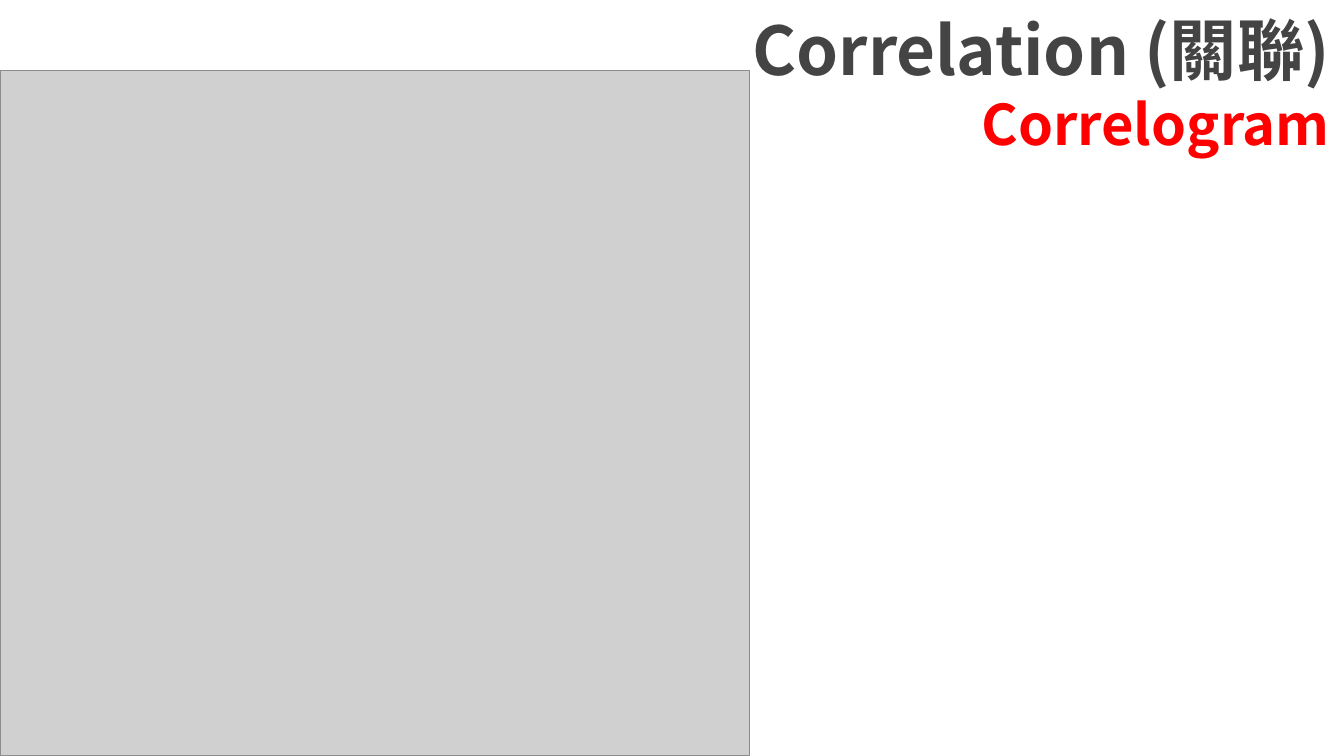
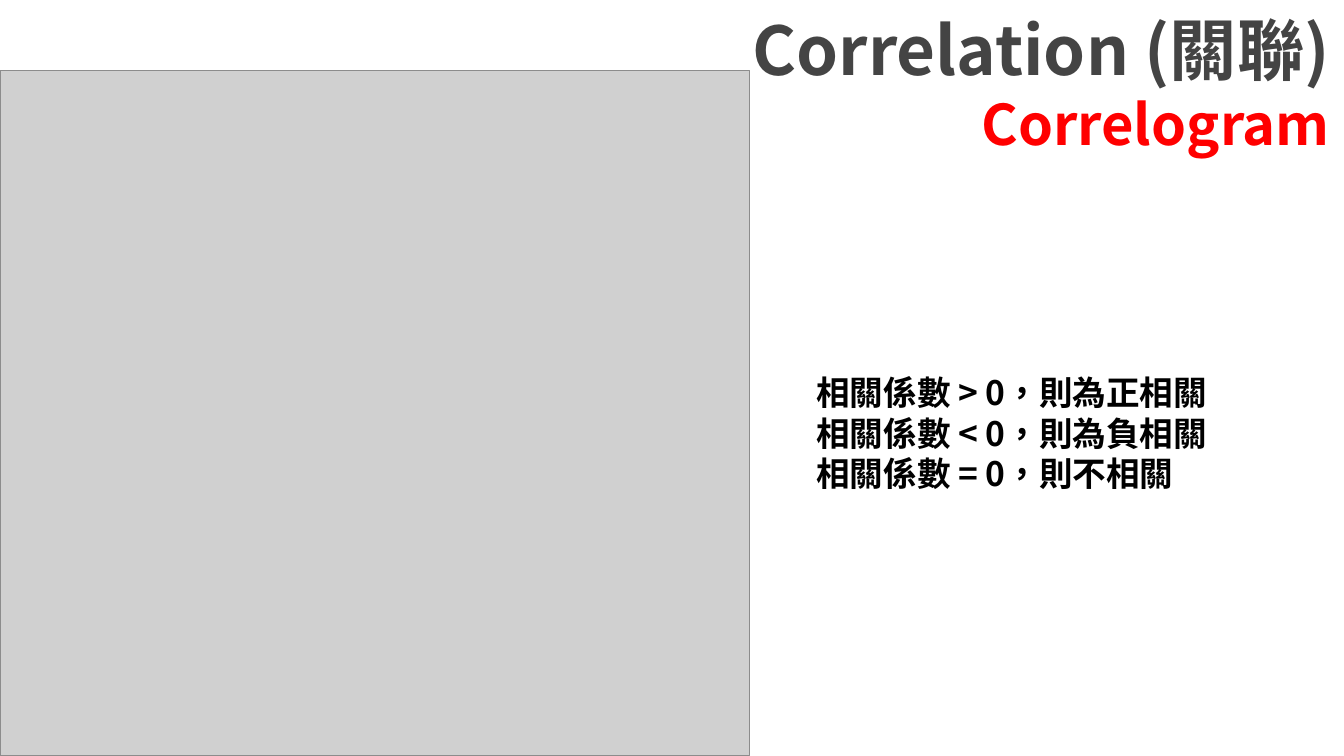
Before and after one commit to TstarCS/RBasic, a slide deck: slide 26 of Lesson7/R_ggplot.pptx (slide 25 before the commit). Drawn at 1344x756 pixels with LibreOffice and Linux fonts; fonts in the diff are those of the drawing; grey boxes stand for pictures. Boxes give left, top, right and bottom in pixels: in the first picture for what was removed or moved away, otherwise in the second. Text is boxed around its words. In the diff, an @@ line names an element or a change of style, - is before the commit and + after.

```diff
--- a/Lesson7/R_ggplot.pptx
+++ b/Lesson7/R_ggplot.pptx
@@ text added at box(816, 376, 1207, 489), 24 pt, text #000000, bold @@
+相關係數 > 0，則為正相關
+相關係數 < 0，則為負相關
+相關係數 = 0，則不相關
```
Also in this commit, not shown: 2 other slides changed, 2 slides added, 1 slide removed.
